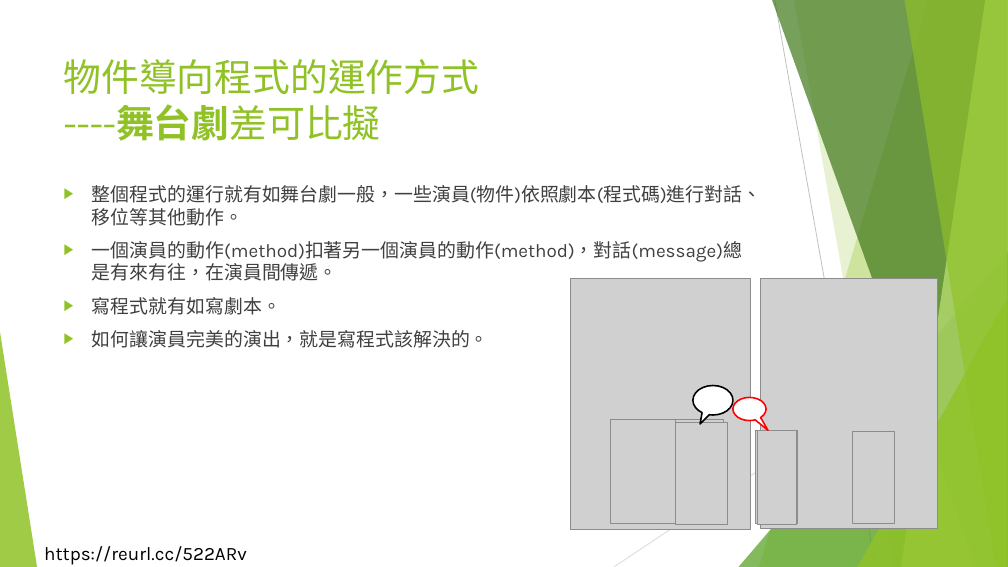
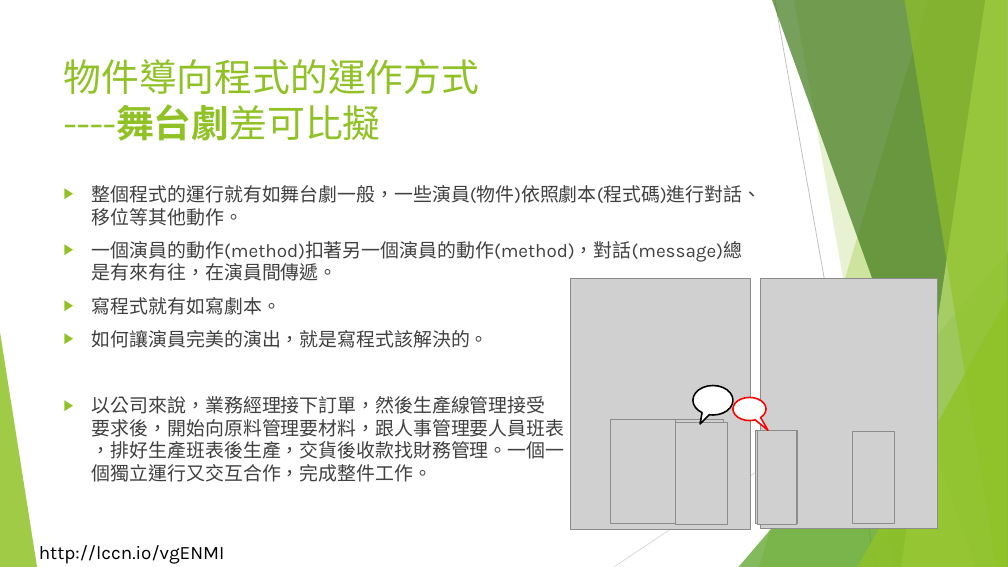
Before and after one commit to liulawsi/My_PPTs, a slide deck: slide 7 of LCC/Java/10_物件導向程式設計.pptx. Drawn at 1008x567 pixels with LibreOffice and Linux fonts; fonts in the diff are those of the drawing; grey boxes stand for pictures; background and template pictures are left out. Boxes give left, top, right and bottom in pixels: in the first picture for what was removed or moved away, otherwise in the second. Text is boxed around its words. In the diff, an @@ line names an element or a change of style, - is before the commit and + after.

```diff
--- a/LCC/Java/10_物件導向程式設計.pptx
+++ b/LCC/Java/10_物件導向程式設計.pptx
@@ text at [92,396,564,482]: paragraph added @@
+▶ 以公司來說，業務經理接下訂單，然後生產線管理接受
+  要求後，開始向原料管理要材料，跟人事管理要人員班表
+  ，排好生產班表後生產，交貨後收款找財務管理。一個一
+  個獨立運行又交互合作，完成整件工作。
@@ text added at [39,545,225,564], 18 pt, text #000000 @@
+http://lccn.io/vgENMI
@@ text removed at [44,546,247,565] @@
-https://reurl.cc/522ARv
```
Also in this commit, not shown: 39 other slides changed, 17 slides added, 7 other files.
